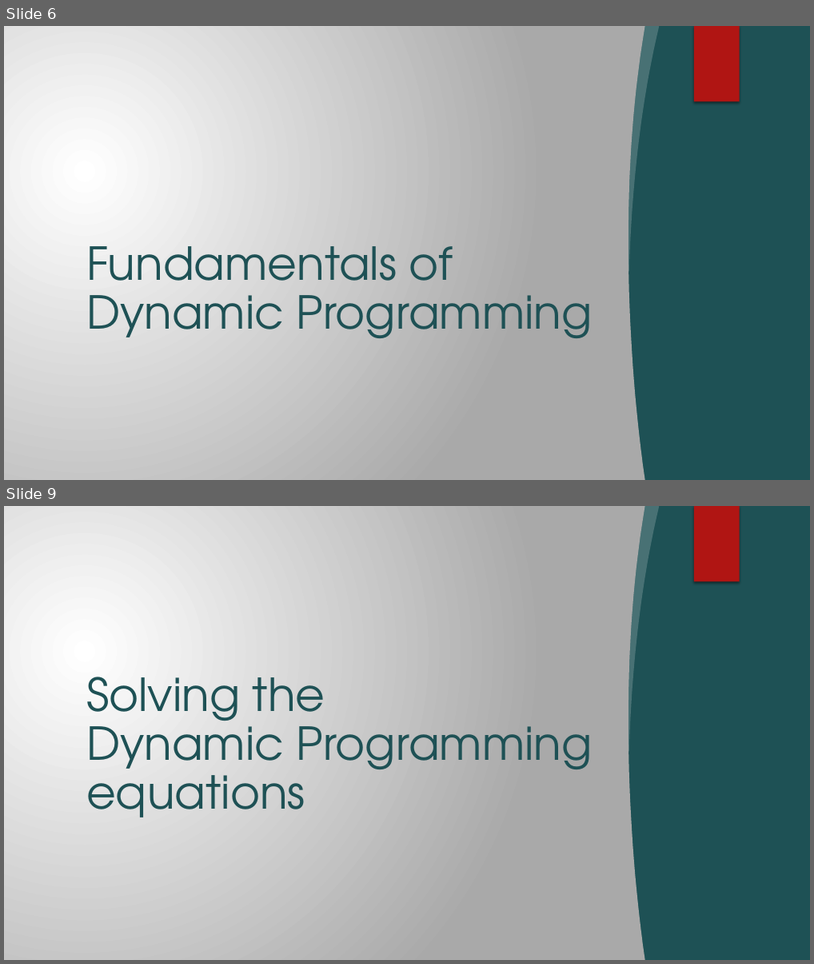
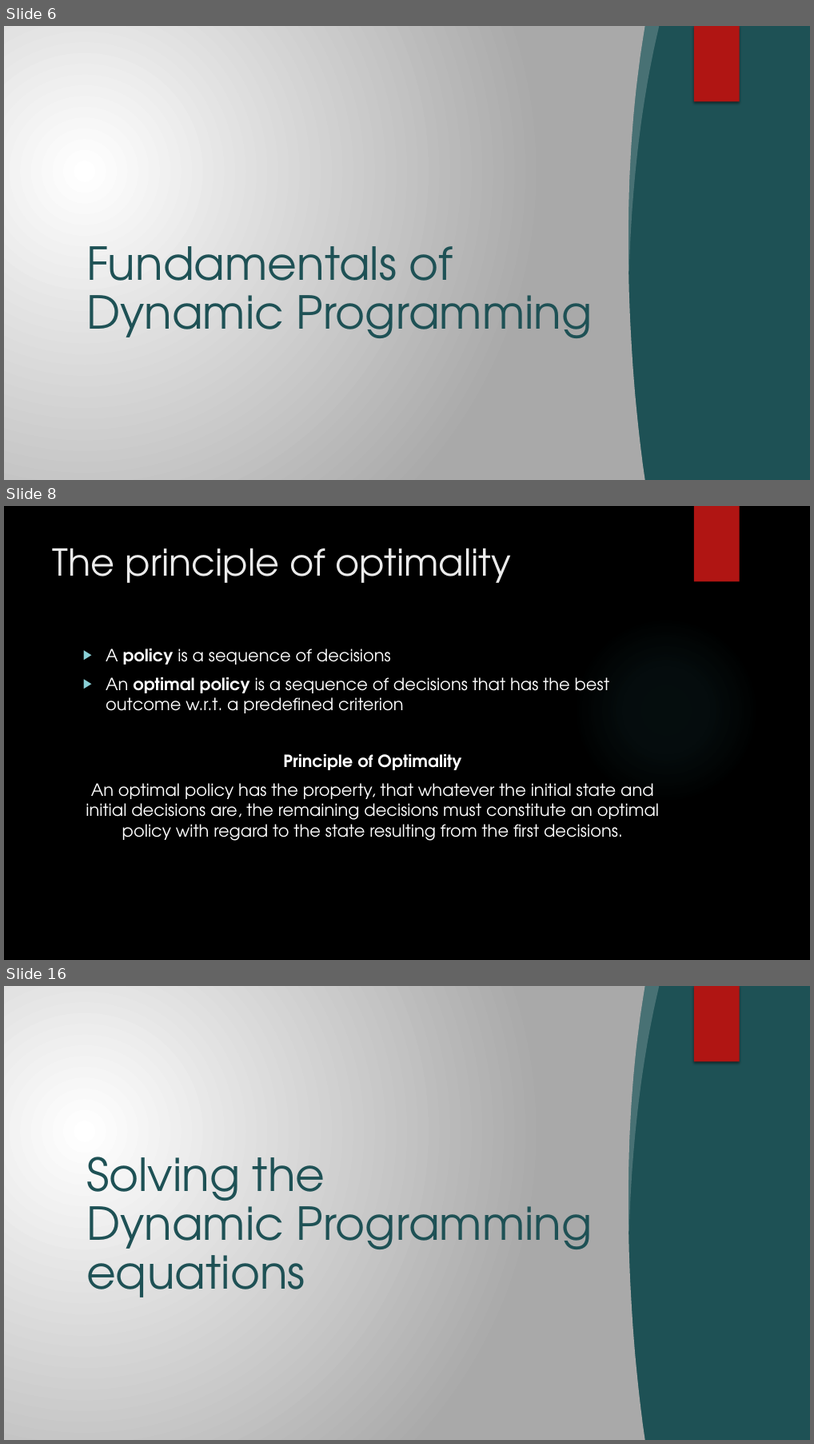
Before and after one commit to Brucknem-TUMProjects/Get-me-out-of-here, a slide deck: Seminararbeit/Get me out of here.pptx. Shown one above the other, each under a label of ours: slides 6 and 9 before the commit, slides 6, 8 and 16 after it; the slides between them are not shown. The pictures are 814x964 and 814x1444 pixels, drawn with LibreOffice and Linux fonts; fonts in the diff are those of the drawing; grey boxes stand for pictures; background and template pictures are left out. Boxes give left, top, right and bottom in pixels: in the first picture for what was removed or moved away, otherwise in the second. Text is boxed around its words. In the diff, an @@ line names an element or a change of style, - is before the commit and + after.

```diff
--- a/Seminararbeit/Get me out of here.pptx
+++ b/Seminararbeit/Get me out of here.pptx
@@ slide 8 added at [4,506,810,960], background picture (left out) @@
@@ rectangle added at [694,506,740,582], fill #B01513 @@
@@ title added at [53,548,511,583], 44 pt, text #EBEBEB @@
+The principle of optimality
@@ ellipse added at [574,616,759,803], fill gradient #50B9C1 @@
@@ text added at [86,648,659,840], 20 pt, text #FFFFFF @@
+▶ A policy is a sequence of decisions
+▶ An optimal policy is a sequence of decisions that has the best outcome w.r.t. a predefined criterion
+Principle of Optimality
+An optimal policy has the property, that whatever the initial state and initial decisions are, the remaining decisions must constitute an optimal policy with regard to the state resulting from the first decisions.
@@ what was slide 9 is now slide 16 @@
```
Also in this commit, not shown: 4 slides changed, 8 other slides added, 19 other files.
